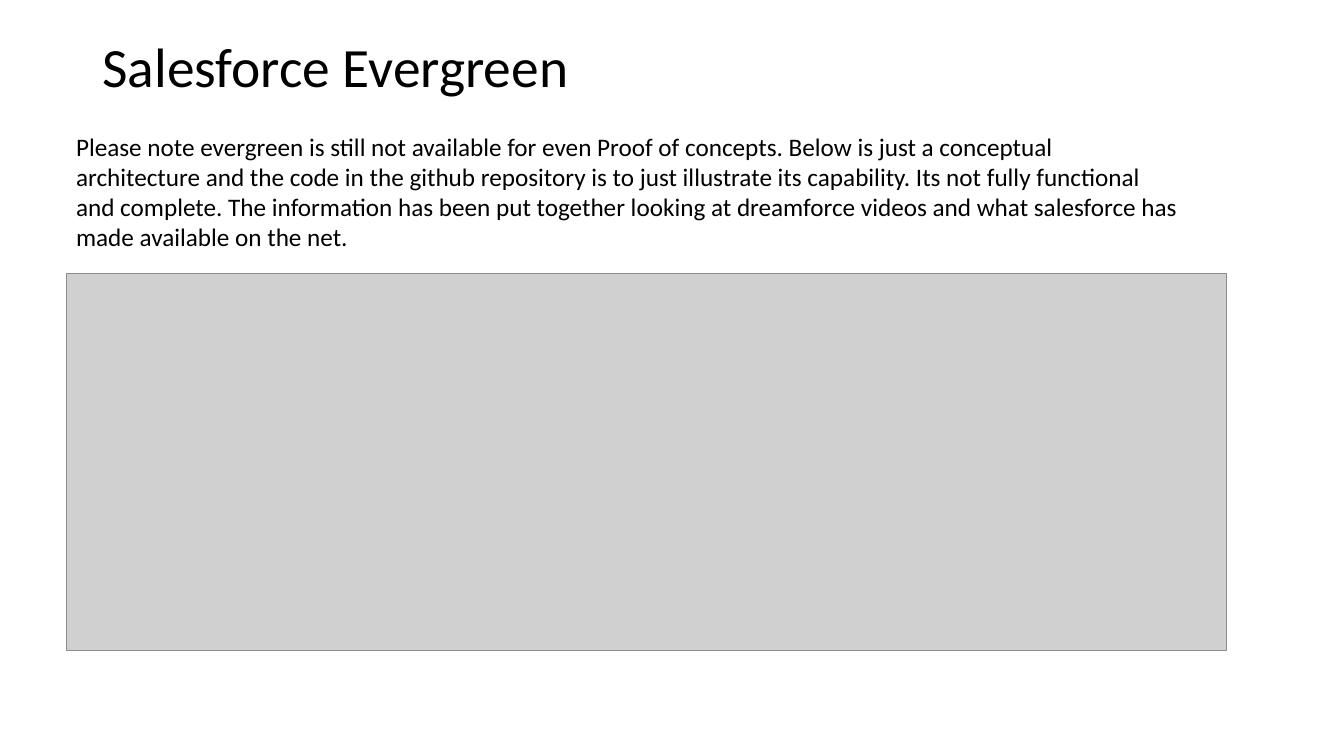
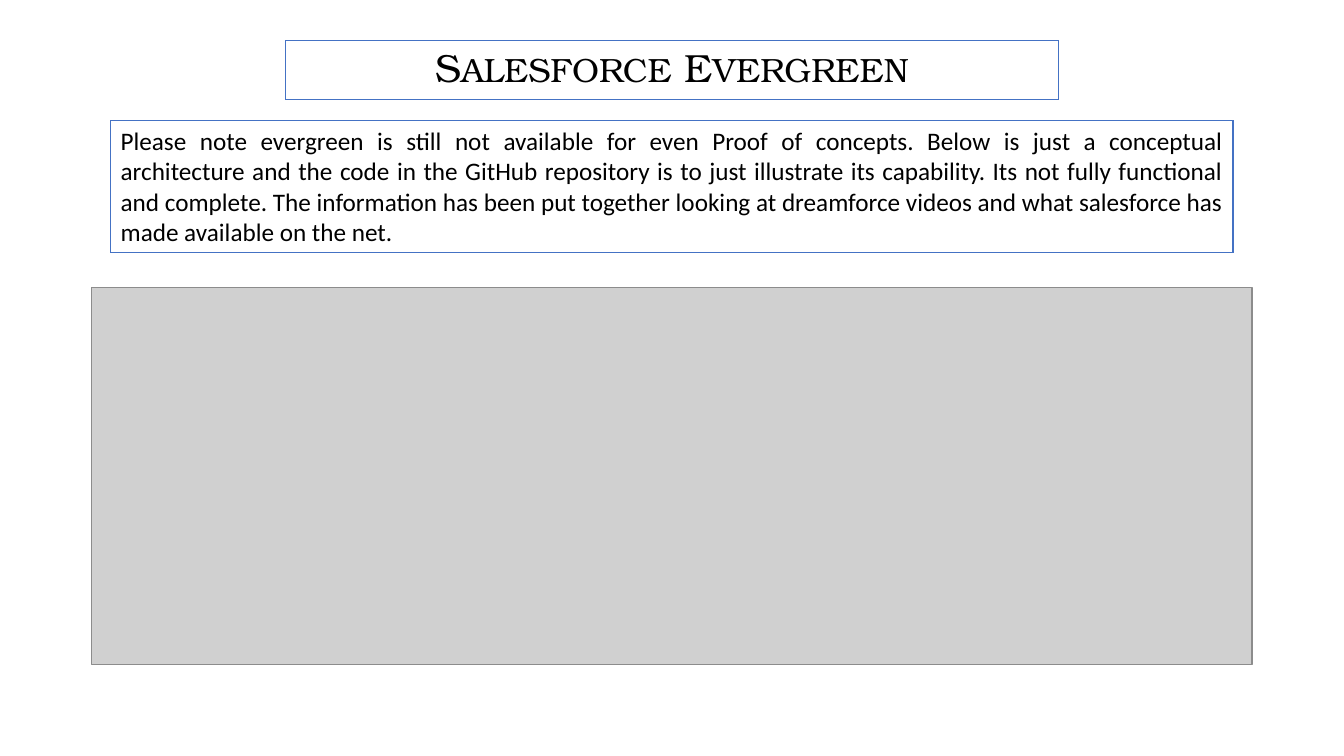
Before and after one commit to srivatsankr/AXDemo, a slide deck: slide 14 of SolutionPresentation/BusTicketingSolution.pptx. Drawn at 1344x756 pixels with LibreOffice and Linux fonts; fonts in the diff are those of the drawing; grey boxes stand for pictures. Boxes give left, top, right and bottom in pixels: in the first picture for what was removed or moved away, otherwise in the second. Text is boxed around its words. In the diff, an @@ line names an element or a change of style, - is before the commit and + after.

```diff
--- a/SolutionPresentation/BusTicketingSolution.pptx
+++ b/SolutionPresentation/BusTicketingSolution.pptx
@@ title removed at (102,48,568,97) @@
-Salesforce Evergreen
@@ title added at (285,40,1059,100), fill #FFFFFF, outline #4472C4 1 pt, 24 pt, text #000000 @@
+SALESFORCE EVERGREEN
@@ rectangle "Please note evergreen is still ...": place and size @@
-rectangle "Please note evergreen is still ..." at (76,138,1176,247)
+rectangle "Please note evergreen is still ..." at (111,121,1234,253)
@@ rectangle "Please note evergreen is still ..." at (111,121,1234,253): fill none to #FFFFFF; outline none to #4472C4 1 pt @@
@@ text in rectangle at (121,132,1222,242): text changed @@
-Please note evergreen is still not available for even Proof of concepts. Below is just a conceptual architecture and the code in the github repository is to just illustrate its capability. Its not fully functional and complete. The information has been put together looking at dreamforce videos and what salesforce has made available on the net.
+Please note evergreen is still not available for even Proof of concepts. Below is just a conceptual architecture and the code in the GitHub repository is to just illustrate its capability. Its not fully functional and complete. The information has been put together looking at dreamforce videos and what salesforce has made available on the net.
@@ picture: place and size @@
-picture at (67,273,1227,650)
+picture at (92,287,1252,664)
```
Also in this commit, not shown: 14 other slides changed, 1 slide added, 1 slide removed.
